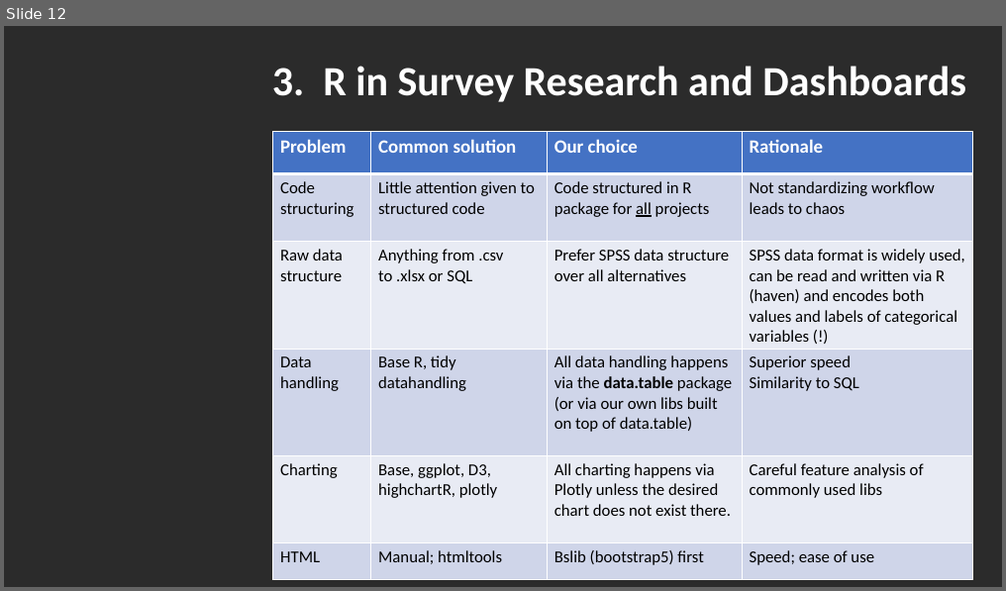
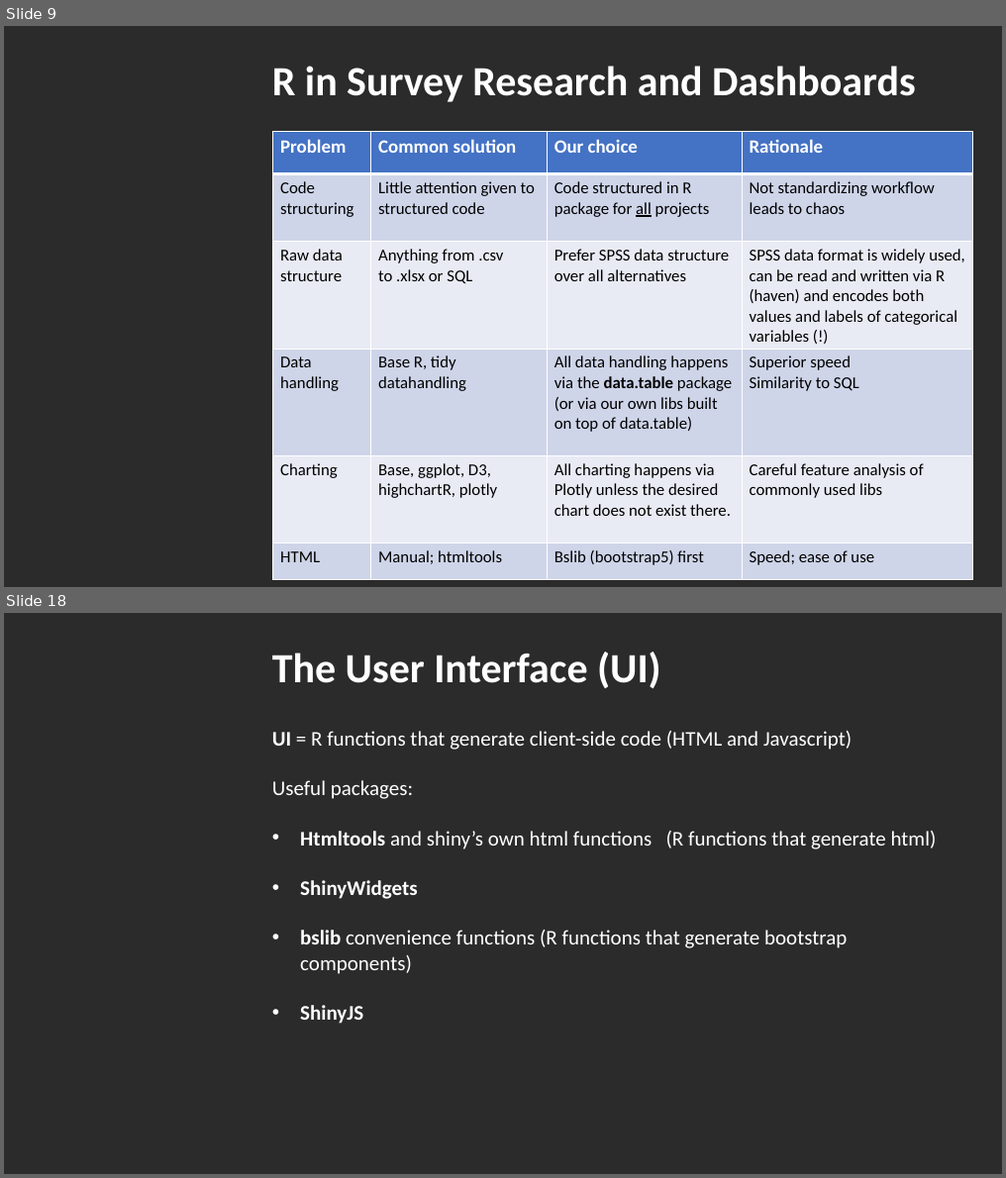
Before and after one commit to DataIMLabs/MIE2024, a slide deck: presentation/session1/MIE2024-DataIM-Masterclass-Session1.pptx. Shown one above the other, each under a label of ours: slide 12 before the commit, slides 9 and 18 after it; the slides between them are not shown. The pictures are 1006x591 and 1006x1178 pixels, drawn with LibreOffice and Linux fonts; fonts in the diff are those of the drawing; background and template pictures are left out; a plain dark background stands for a picture behind light text. Boxes give left, top, right and bottom in pixels: in the first picture for what was removed or moved away, otherwise in the second. Text is boxed around its words. In the diff, an @@ line names an element or a change of style, - is before the commit and + after.

```diff
--- a/presentation/session1/MIE2024-DataIM-Masterclass-Session1.pptx
+++ b/presentation/session1/MIE2024-DataIM-Masterclass-Session1.pptx
@@ slide 18 added at <box>4,613,1002,1174</box>, background picture (left out) @@
@@ text added at <box>272,652,661,688</box>, 40 pt, text #FFFFFF, bold @@
+The User Interface (UI)
@@ text added at <box>272,731,937,1024</box>, 20 pt, text #FFFFFF @@
+UI = R functions that generate client-side code (HTML and Javascript)
+Useful packages:
+• Htmltools and shiny’s own html functions (R functions that generate html)
+• ShinyWidgets
+• bslib convenience functions (R functions that generate bootstrap components)
+• ShinyJS
@@ what was slide 12 is now slide 9 @@
@@ slide 9 changed as well @@
@@ text at <box>272,66,916,102</box>: text changed @@
-3. R in Survey Research and Dashboards
+R in Survey Research and Dashboards
```
Also in this commit, not shown: 8 other slides changed, 20 other slides added, 2 slides removed, 6 other files.
